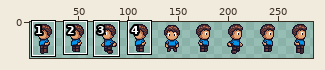
File history of a sprite sheet, public/assets/dude_m.png. Above, an overview of the earlier version with the close-up marked.
Close-up. As it was:
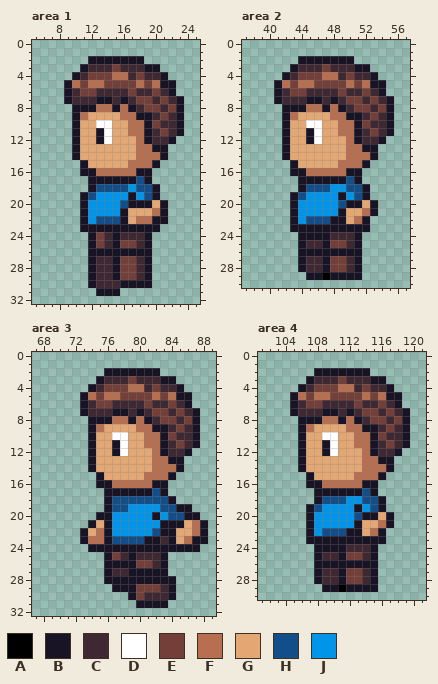
The file is 1152x192 pixels, drawn in blocks of 4x4; one block is one cell here. Shown: area 1: x 5..25, y 0..32; area 2: x 37..57, y 0..30; area 3: x 67..89, y 0..32; area 4: x 101..121, y 0..30. The wide view leaves out empty margins. The commit also changed other parts of the picture, which this record leaves out.
Palette (. is transparent): A #000000  B #181425  C #3f2832  D #ffffff  E #743f39  F #b86f50  G #e4a672  H #124e89  J #0095e9
Pixels before, area 1, first column x 9:
 2 ...BBBBBBB.....
 3 ..BCCCECCCBB...
 4 .BCEEEFFCECCB..
 5 BFEFFEEEEFEFBB.
 6 BCEECCCCECCECB.
 7 BCCCBBCBCEECECB
 8 .BBBFFBFBCEECEB
 9 .BFGGGGFFBBCECB
10 .BGGDDGGFFBECCB
11 .BGGBDGGFFBCECB
12 .BGGBDGGGFBCCB.
13 .BGGGGGGGFFBB..
14 .BGGGGGGGFFFB..
15 ..BGGGGGFFFB...
16 ..BBFFFFFBB....
17 ...BBBBBBHB....
18 ...BHHHHJHHB...
19 ..BHJJJJBJHB...
20 ..BJJJJHBBBGB..
21 ..BJJJJBGGGFB..
22 ..BJHHHBGFFBB..
23 ..BBBBBBBBBB...
24 ...BECBCCCB....
25 ...BECBEECB....
26 ...BBBBBBBB....
27 ...BCCBEECB....
28 ...BCCBEECB....
29 ...BCCBEECB....
30 ...BCCCBBBB....
31 ....BBB........
Pixels before, area 2, first column x 41:
 2 ...BBBBBBB.....
 3 ..BCCCECCCBB...
 4 .BCEEEFFCECCB..
 5 BFEFFEEEEFEFBB.
 6 BCEECCCCECCECB.
 7 BCCCBBCBCEECECB
 8 .BBBFFBFBCEECEB
 9 .BFGGGGFFBBCECB
10 .BGGDDGGFFBECCB
11 .BGGBDGGFFBCECB
12 .BGGBDGGGFBCCB.
13 .BGGGGGGGFFBB..
14 .BGGGGGGGFFFB..
15 ..BGGGGGFFFB...
16 ..BBFFFFFBB....
17 ...BBBBBBHB....
18 ...BHHHJJHHB...
19 ..BHJJJJBJHB...
20 ..BJJJJJHBBGB..
21 ..BJJJJJBGGFB..
22 ..BJHHHBBGFB...
23 ..BBBBBBBBBB...
24 ...BBBBCCCB....
25 ...BCCBEECB....
26 ...BBBBBBBB....
27 ...BCCBEECB....
28 ...BCCBEECB....
29 ....BBABBBB....
Pixels before, area 3, first column x 73:
 2 ...BBBBBBB......
 3 ..BCCCECCCBB....
 4 .BCEEEFFCECCB...
 5 BFEFFEEEEFEFBB..
 6 BCEECCCCECCECB..
 7 BCCCBBCBCEECECB.
 8 .BBBFFBFBCEECEB.
 9 .BFGGGGFFBBCECB.
10 .BGGDDGGFFBECCB.
11 .BGGBDGGFFBCECB.
12 .BGGBDGGGFBCCB..
13 .BGGGGGGGFFBB...
14 .BGGGGGGGFFFB...
15 ..BGGGGGFFFB....
16 ..BBFFFFFBB.....
17 ...BBBBBBHB.....
18 ...BHHHHHHHB....
19 ...BHHJJJJHHBB..
20 ..BBJJJJJBJHHBB.
21 .BGBJJJJJJBBBGFB
22 BGFBJJJJJHBBGGFB
23 BFFBHHHHBBCBGFBB
24 .BBBBBBBBBBBBBB.
25 ...BECBCCCB.....
26 ...BBBBEECB.....
27 ...BCCBBBBB.....
28 ...BBBBBBBBB....
29 ....BBBEEECB....
30 ......BECCCB....
31 .......BBBB.....
Pixels before, area 4, first column x 105:
 2 ...BBBBBBB.....
 3 ..BCCCECCCBB...
 4 .BCEEEFFCECCB..
 5 BFEFFEEEEFEFBB.
 6 BCEECCCCECCECB.
 7 BCCCBBCBCEECECB
 8 .BBBFFBFBCEECEB
 9 .BFGGGGFFBBCECB
10 .BGGDDGGFFBECCB
11 .BGGBDGGFFBCECB
12 .BGGBDGGGFBCCB.
13 .BGGGGGGGFFBB..
14 .BGGGGGGGFFFB..
15 ..BGGGGGFFFB...
16 ..BBFFFFFBB....
17 ...BBBBBBHB....
18 ...BHHHJJHHB...
19 ..BHJJJJBJHB...
20 ..BJJJJJHBBGB..
21 ..BJJJJJBGGFB..
22 ..BJHHHBBGFB...
23 ..BBBBBBBBBB...
24 ...BBBBCCCB....
25 ...BCCBEECB....
26 ...BBBBBBBB....
27 ...BCCBEECB....
28 ...BCCBEECB....
29 ....BBABBBB....
And afterwards:
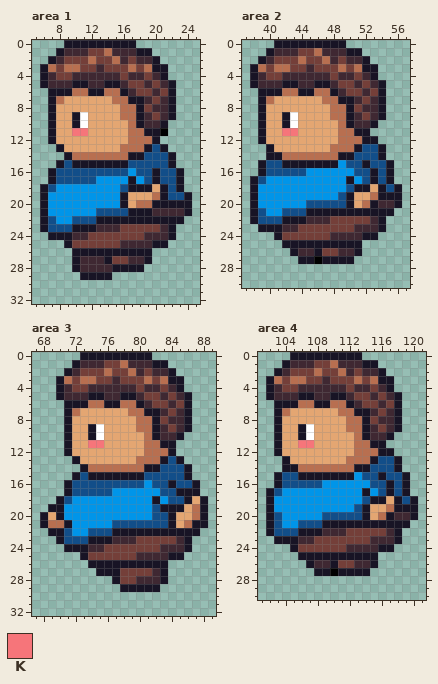
Colours new in this view: K #f6757a
Change:
Changed rows in their new state; - is an unchanged pixel.
Area 1:
first column x 6:
 0 ---BBBBBBBBB-------
 1 --BCCCEEFCCCBB-----
 2 -BCEEEFEEFCECCB----
 3 BFEFFEE-E-EFEF-B---
 4 BCEEC-CCCCE-CE-----
 5 BCCCBBCCBBC-ECEC---
 6 -BB-FFBBFFBCEECE---
 7 -BFGGGGGGFFBBCECB.-
 8 -BGGGGGGGG-FB-C-B.-
 9 -BGG-D-------CECB.-
10 -BGG-D-GG---BCCB..-
11 -BGGKK-GG-----BA..-
12 -BGGG--GG--F-FB..--
13 --BGG-----FF-BH----
14 ---BFFFFFFFBBHHHB--
15 --BHB-BBBBBHHHHHB--
16 -BHHHHHHHHHJHHBHHB-
17 -BHHHHHJJJJ-JHBHHB-
18 BHJJJJJJJJ-BBBGBHB-
19 BJJJJJJ---BGGGFBHHB
20 BJJJJJ----BGFFB-BBB
21 BJJJJJ-HHHHBBBCCCCB
22 BHJJHHHBBB-BBB--BB-
23 BHHHB--CCCEEEEECB--
24 -BBBCCE-EEEEECCCB--
25 ---BEEE-EECC-CBB---
26 ----BB-------------
27 ----BCC-BE-C-------
28 ----BCC---BBB.-----
29 -----B-BB.....-----
30 ------........-----
31 -------...---------
Area 2:
first column x 38:
 0 ---BBBBBBBBB-------
 1 --BCCCEEFCCCBB-----
 2 -BCEEEFEEFCECCB----
 3 BFEFFEE-E-EFEF-B---
 4 BCEEC-CCCCE-CE-----
 5 BCCCBBCCBBC-ECEC---
 6 -BB-FFBBFFBCEECE---
 7 -BFGGGGGGFFBBCECB.-
 8 -BGGGGGGGG-FB-C-B.-
 9 -BGG-D-------CECB.-
10 -BGG-D-GG---BCCB..-
11 -BGGKK-GG-----B...-
12 -BGGG--GG--F-FBB.--
13 --BGG-----FF-BHHB--
14 --BBFFFFFFFBBHHHB--
15 -BHHB-BBBBBJHH-HHB-
16 -BHHHHHJJJJJJHHBHB-
17 BHJJJJJJJJJJBJHBHB-
18 BJJJJJJJJJ---B-GBHB
19 BJJJJJJ----HBGGFBBB
20 BJJJJJ-HHHH--GF-CCB
21 BHJJHHHBBBB-BBB-BB-
22 BHHHB-BCCCEEEEECB--
23 -BBBCCEEEEEEECCCB--
24 ---BEEEEEE---CBB---
25 ----BB-BB-BBB------
26 -----BCC-EECC------
27 -------BA-BBB.-----
28 ------........-----
29 -------.......-----
Area 3:
first column x 68:
 0 -----BBBBBBBBB-------
 1 ----BCCCEEFCCCBB-----
 2 ---BCEEEFEEFCECCB----
 3 --BFEFFEE-E-EFEF-B---
 4 --BCEEC-CCCCE-CE-----
 5 --BCCCBBCCBBC-ECEC---
 6 ---BB-FFBBFFBCEECE---
 7 ---BFGGGGGGFFBBCECB.-
 8 ---BGGGGGGGG-FB-C-B.-
 9 ---BGG-D-------CECB.-
10 ---BGG-D-GG---BCCB..-
11 ---BGGKK-GG-----B...-
12 ---BGGG--GG--F-FB..--
13 ----BGG-----FF-BH----
14 -----BFFFFFFFBBHHHB--
15 ----BHB-BBBBBHHHHHB--
16 ---BHHHHHHHHHJHHBHHB-
17 ---BHHHHHJJJJJJHHBBB-
18 --BHJJJJJJJJJJBJHHBGB
19 -BBJJJJJJJJ---HBB-GFB
20 BGBJJJJJJ-----HHBGGFB
21 BFFBJJJJJHHHHHHH-GFB-
22 -BBHJJHHHBBBBBB--BBB.
23 --BHHHBB-CCCEEEEECB..
24 ---BBBCCEEEEEEECCC-.-
25 -----BEEE-EE---CBB---
26 ------BB----BBB------
27 -------B-BEEEEC------
28 --------.-EECCC-.----
29 ---------.--BBB..----
30 -----------......----
31 ------------....-----
Area 4:
first column x 102:
 0 ---BBBBBBBBB-------
 1 --BCCCEEFCCCBB-----
 2 -BCEEEFEEFCECCB----
 3 BFEFFEE-E-EFEF-B---
 4 BCEEC-CCCCE-CE-----
 5 BCCCBBCCBBC-ECEC---
 6 -BB-FFBBFFBCEECE---
 7 -BFGGGGGGFFBBCECB.-
 8 -BGGGGGGGG-FB-C-B.-
 9 -BGG-D-------CECB.-
10 -BGG-D-GG---BCCB..-
11 -BGGKK-GG-----B...-
12 -BGGG--GG--F-FBB.--
13 --BGG-----FF-BHHB--
14 --BBFFFFFFFBBHHHB--
15 -BHHB-BBBBBJHH-HHB-
16 -BHHHHHJJJJJJHHBHB-
17 BHJJJJJJJJJJBJHBHB-
18 BJJJJJJJJJ---B-GBHB
19 BJJJJJJ----HBGGFBBB
20 BHJJJJ-HHHH--GF-CCB
21 BHJJHHHBBBB-BBB-BB-
22 BHHHB-BCCCEEEEECB--
23 -BBBCCEEEEEEECCCB--
24 ---BEEEEEE---CBB---
25 ----BB-BB-BBB------
26 -----BCC-EECC------
27 -------BA-BBB.-----
28 ------........-----
29 -------.......-----
Pixel boxes of the changes (left, top, right, bottom) in both close-ups:
changed: (40, 40, 192, 296)
changed: (250, 40, 402, 280)
changed: (40, 352, 208, 608)
changed: (266, 352, 418, 592)
